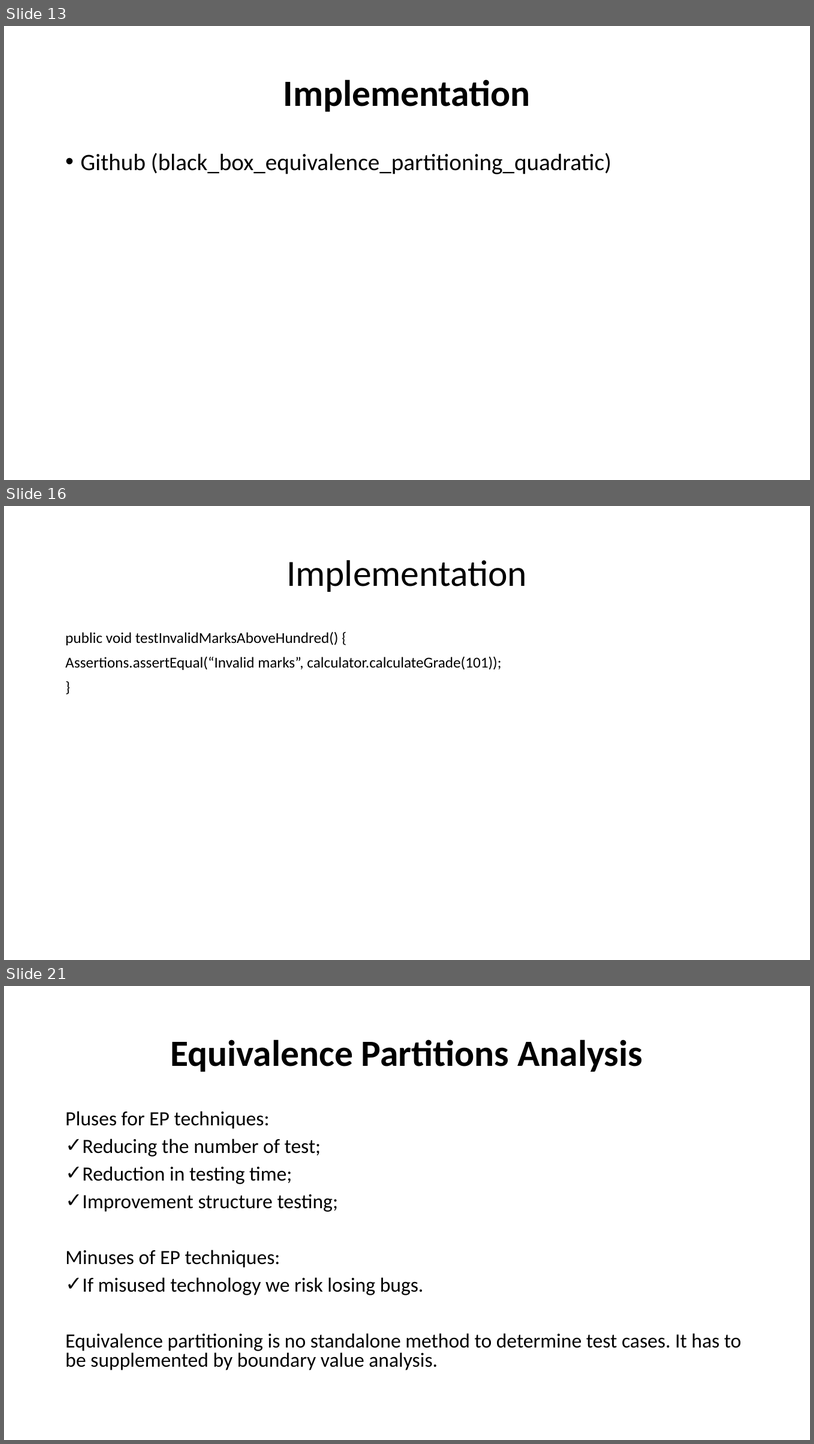
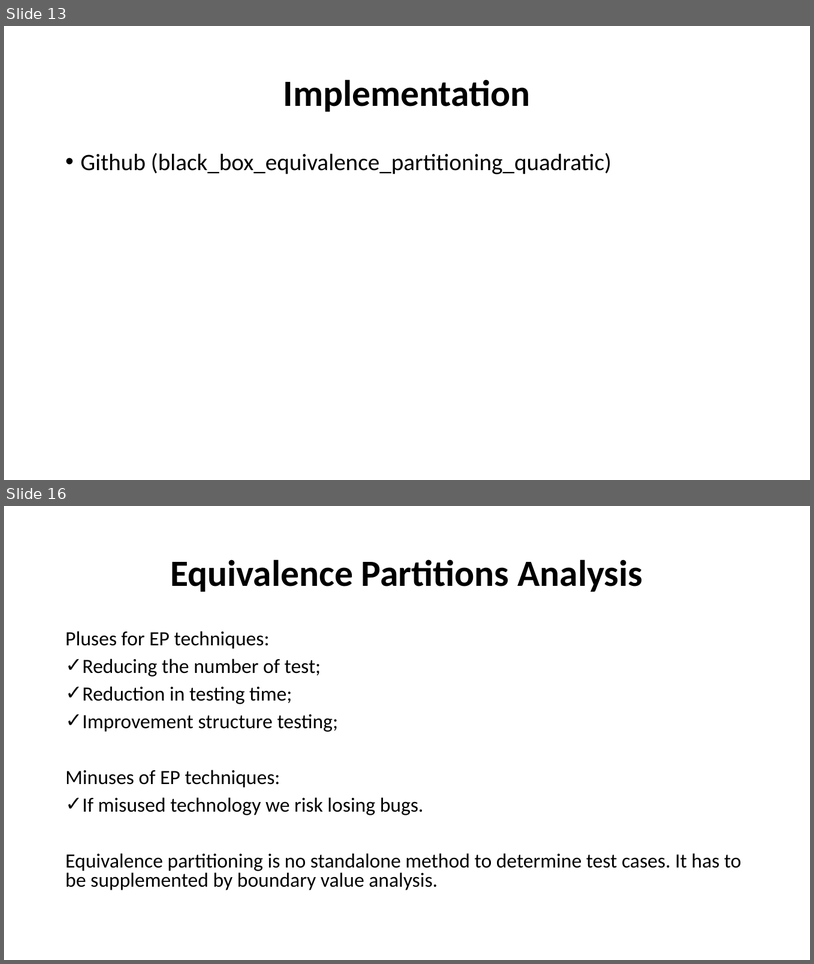
Before and after one commit to nashurgessa/Software-Testing-batch-2022-23, a slide deck: slides/L8 Equivalence Partitioning .pptx. Shown one above the other, each under a label of ours: slides 13, 16 and 21 before the commit, slides 13 and 16 after it; the slides between them are not shown. The pictures are 814x1444 and 814x964 pixels, drawn with LibreOffice and Linux fonts; fonts in the diff are those of the drawing. Boxes give left, top, right and bottom in pixels: in the first picture for what was removed or moved away, otherwise in the second. Text is boxed around its words. In the diff, an @@ line names an element or a change of style, - is before the commit and + after.

```diff
--- a/slides/L8 Equivalence Partitioning .pptx
+++ b/slides/L8 Equivalence Partitioning .pptx
@@ slide 16 removed at [4, 506, 810, 960], background #FFFFFF @@
@@ title removed at [287, 560, 527, 592] @@
-Implementation
@@ text removed at [65, 631, 501, 670] @@
-public void testInvalidMarksAboveHundred() {
-Assertions.assertEqual(“Invalid marks”, calculator.calculateGrade(101));
-}
@@ what was slide 21 is now slide 16 @@
```
Also in this commit, not shown: 2 slides changed, 4 other slides removed, 1 other file.
